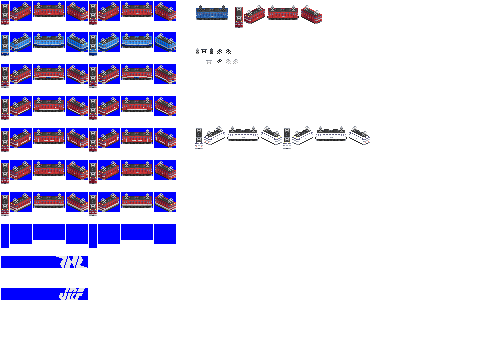
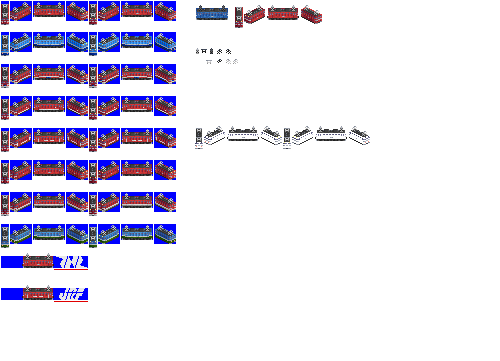
Layered file, before and after one edit (500px x 361px). Changes by layer:
added layer "Pasted Layer #1" above "ed76" over [1, 225, 176, 248]
renamed "b" to "ed76", painted on it over [1, 47, 176, 302]
